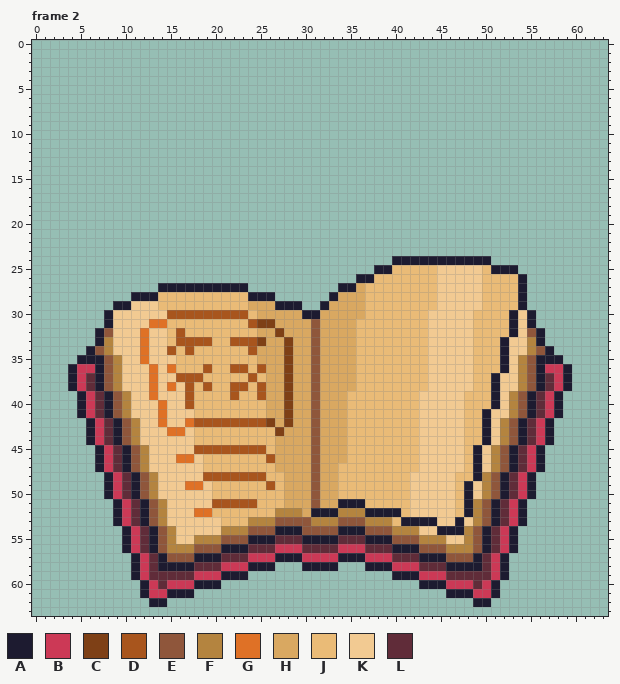
Pixel-art file, stored at 设计与资源/UI/border_64.aseprite. This is how it looked before the edit.
64x64 pixels, 10 frames. Shown: frame 2. The commit also changed other frames, which this record leaves out.
Visible layers, top first: "book_3", "book_4", "book_2", "book".
Palette (. is transparent): A #1d1b30  B #cc3956  C #7e4016  D #a8551d  E #8f563b  F #b4843f  G #df7126  H #d9a861  J #eabb77  K #f2ca92  L #602c39
Pixels before, frame 2 (only the part around the change), first column x 1:
 2 ...............................................................
 3 ...............................................................
 4 ...............................................................
 5 ...............................................................
 6 ...............................................................
 7 ...............................................................
 8 ...............................................................
 9 ...............................................................
10 ...............................................................
11 ...............................................................
12 ...............................................................
13 ...............................................................
14 ...............................................................
15 ...............................................................
16 ...............................................................
17 ...............................................................
18 ...............................................................
19 ...............................................................
20 ...............................................................
21 ...............................................................
22 ...............................................................
23 ...............................................................
24 .......................................AAAAAAAAAAA.............
25 .....................................AAJJJJJKKKKKJAAA..........
26 ...................................AAJJJJJJJKKKKKJJJJA.........
27 .............AAAAAAAAAA..........AAHJJJJJJJJKKKKKJJJJA.........
28 ..........AAAJJJJJJJJJJAAA......AHHHJJJJJJJJKKKKKJJJJA.........
29 ........AAKKKJJJJJJJJJJHHHAAA..AHHHHJJJJJJJJKKKKKJJJJA.........
30 .......AKKKKKKDDDDDDDDDJHHHHHAAHHHHHJJJJJJJKKKKKJJJJAKA........
31 .......AKKKKGGJJJJJJJJJDCCHHHHEHHHHJJJJJJJJKKKKKJJJJAKA........
32 ......AEKKKGKKJDJJJJJJJJHHCHHHEHHHHJJJJJJJJKKKKKJJJJAKEA.......
33 ......AFKKKGKKJDDDDJJDDDCHHCHHEHHHHJJJJJJJJKKKKKJJJAKKFA.......
34 .....AEFKKKGKKDJDJJJJJJDHHHCHHEHHHHJJJJJJJJKKKKKJJJAKKFEA......
35 ....AAAEFKKGKKKJJJJJJJJJHHHCHHEHHHHJJJJJJJJKKKKKJJJAKFEAAA.....
36 ...ABBAEFKKKGKGJJJDJJDDJDHHCHHEHHHHJJJJJJJJKKKKKJJJAKFEABBA....
37 ...ABLAEFKKKGKKDDDJJJJJDJHHCHHEHHHHJJJJJJJJKKKKKJJAKKFEALBA....
38 ...ABLAEFKKKGKGKDJDJJDDJDHHCHHEHHHHJJJJJJJJKKKKKJJAKKFEALBA....
39 ....ABLAEFKKGKKKDJJJJDJJDHHCHHEHHHJJJJJJJJKKKKKJJJAKFEALBA.....
40 ....ABLAEFKKKGKKDJJJJJJJJHHCHHEHHHJJJJJJJJKKKKKJJJAKFEALBA.....
41 ....ABLAEFKKKGKKKJJJJJJJJHHCHHEHHHJJJJJJJJKKKKKJJAKKFEALBA.....
42 .....ABLAEFKKGKKGDDDDDDDDCHCHHEHHHJJJJJJJJKKKKKJJAKFEALBA......
43 .....ABLAEFKKKGGKJJJJJJJJJCHHHEHHHJJJJJJJJKKKKKJJAKFEALBA......
44 .....ABLAEFKKKKKKJJJJJJJJJHHHHEHHHJJJJJJJJKKKKKJJAKFEALBA......
45 ......ABLAEFKKKKKDDDDDDDDJHHHHEHHHJJJJJJJJKKKKKJAKFEALBA.......
46 ......ABLAEFKKKGGKJJJJJJJDHHHHEHHHJJJJJJJJKKKKKJAKFEALBA.......
47 ......ABLAEFKKKKKKJJJJJJJJHHHHEHHJJJJJJJJJKKKKKJAKFEALBA.......
48 .......ABLAEFKKKKKDDDDDDDJJHHHEHHJJJJJJJJKKKKKJJAFEALBA........
49 .......ABLAEFKKKGGKJJJJJJDJHHHEHHJJJJJJJJKKKKKJAKFEALBA........
50 .......ABLAEFKKKKKKJJJJJJJJHHHEHHJJJJJJJJKKKKKJAKFEALBA........
51 ........ABLAEFKKKKKDDDDDJJJHHHEHHAAAJJJJJKKKKKJAFEALBA.........
52 ........ABLAEFKKKGGJJJJJJJFFFHAAAFFFAAAAJKKKKKJAFEALBA.........
53 ........ABLAEFKKKKKKJJJFFFEEEEFFFEEEFFFJAAAAKKAKFEALBA.........
54 .........ABLAEFKKKKKFFFEEEAAAEEEEAAAEEEFFFKKAAAFEALBA..........
55 .........ABLAEFKKFFFEEEAAALLLAAAALLLAAAEEEFFFKKFEALBA..........
56 .........ABLAEFFFEEEAAALLLBBBLLLLBBBLLLAAAEEEFFFEALBA..........
57 ..........ABLAEEEAAALLLBBBAAABBBBAAABBBLLLAAAEEEALBA...........
58 ..........ABLAAAALLLBBBAAA...AAAA...AAABBBLLLAAAALBA...........
59 ..........ABLLLLLBBBAAA................AAABBBLLLLLBA...........
60 ...........ABLBBBAAA......................AAABBBLBA............
61 ...........ABBAAA............................AAABBA............
62 ............AA..................................AA.............
63 ...............................................................
And afterwards:
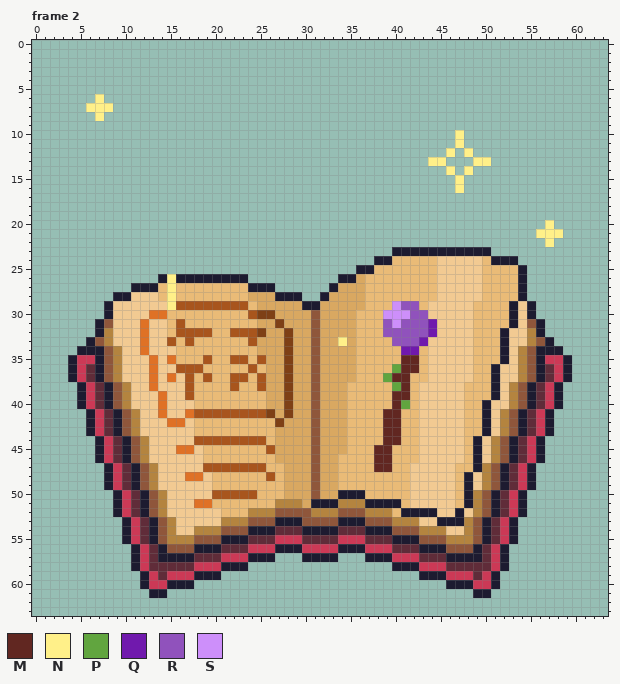
Colours new in this view: M #612721  N #fff089  P #61a53f  Q #7019ad  R #9052bc  S #cd8ffa
Diff:
layer "book_5" added
layer "book_effec" added
Changed rows in their new state; - is an unchanged pixel.
Frame 2:
first column x 6:
 6 -N-------------------------------------------
 7 NNN------------------------------------------
 8 -N-------------------------------------------
10 -----------------------------------------N---
11 -----------------------------------------N---
12 ----------------------------------------N-N--
13 --------------------------------------NN---NN
14 ----------------------------------------N-N--
15 -----------------------------------------N---
16 -----------------------------------------N---
first column x 4:
20 -----------------------------------------------------N--
21 ----------------------------------------------------NNN-
22 -----------------------------------------------------N--
23 ------------------------------------AAAAAAAAAAA---------
24 ----------------------------------AAJJJJJKKKKKJAAA------
25 --------------------------------AAJJ-----------JJJA-----
26 ----------ANAAAAAAAA----------AAHJ----------------------
27 -------AAAJNJJJJJJJJAAA------AHH------------------------
28 -----AAKKK-N--------HHHAAA--AH--------------------------
29 ----AKK---KNDDDDDDDDJ--HHHAAH-------SRR-K----J---AKA----
30 ---------GGJJJJJJJJJDCC---HE----J--SSSRR----------------
31 ---AE---GKK-D-------JHHC-----------RSRRRQ----------EA---
32 ----F--------DDD--DDDC-HC----------RRRRRQ-------AK-F----
33 --AE-------DJ-JJ--JJ-H--------N-----RRRQ------------EA--
34 -A-AEF-----K-J------J----------------QQ-----------FEA-A-
35 ABB-----KG-G---D--DD-D---------------MM--------------BBA
36 --L--------KDDDJ--JJDJ--------------PMM--------AK----L--
37 -----------GK-JD--DDJD-------------PMM------------------
38 .ABLAEF----K---J---J-----------J----PM-K----J----FEALBA.
39 ---------KG-------J--J--------------MM------------------
40 -------------K----------------------MP--------AK--------
41 -.ABLAEF-----GDDDDDDDDC------------MM-----------FEALBA.-
42 ----------KGGKJJJJJJJJJCH----------MM-------------------
43 -----------KK----------H-----------MM-------------------
44 --.ABLAEF-----DDDDDDDD-------------MM--------AKFEALBA.--
45 ------------GGKJJJJJJJD-----------MM--------------------
46 ------------KK--------J-------J---MM--------------------
47 ---.ABLAEF-----DDDDDDD-J----------MM--K----J--FEALBA.---
48 -------------GGKJJJJJJD---------------------AK----------
49 -------------KK-------J---------------------------------
50 ----.ABLAEF-----DDDDD---------AAA------------FEALBA.----
51 --------------GGJJJJJ--FFF-AAAFFFAAAA-------------------
52 --------------KKK---FFFEEEEFFFEEEFFFJAAAA--AK-----------
53 -----.ABLAEF-----FFFEEEAAA-EEEAAAEEEFFFKKAA-FEALBA.-----
54 --------------FFFEEEAAALLLAAAALLLAAAEEEFFFKK------------
55 ------------FFEEEAAALLLBBBLLLLBBBLLLAAAEEEFF------------
56 ------.ABLAEEEAAALLLBBBAAABBBBAAABBBLLLAAAEEEALBA.------
57 -----------AAALLLBBBAAA...AAAA...AAABBBLLLAAA-----------
58 ----------LLLLBBBAAA...---....---...AAABBBLLLL----------
59 -------.AB-BBBAAA...----------------...AAABBB-BA.-------
60 ----------BAAA...----------------------...AAAB----------
61 --------.AA...----------------------------...AA.--------
62 ---------..----------------------------------..---------
Pixel boxes of the changes (left, top, right, bottom) in both pictures:
added: (86, 94, 113, 121)
added: (428, 130, 491, 193)
changed: (68, 220, 572, 607)
